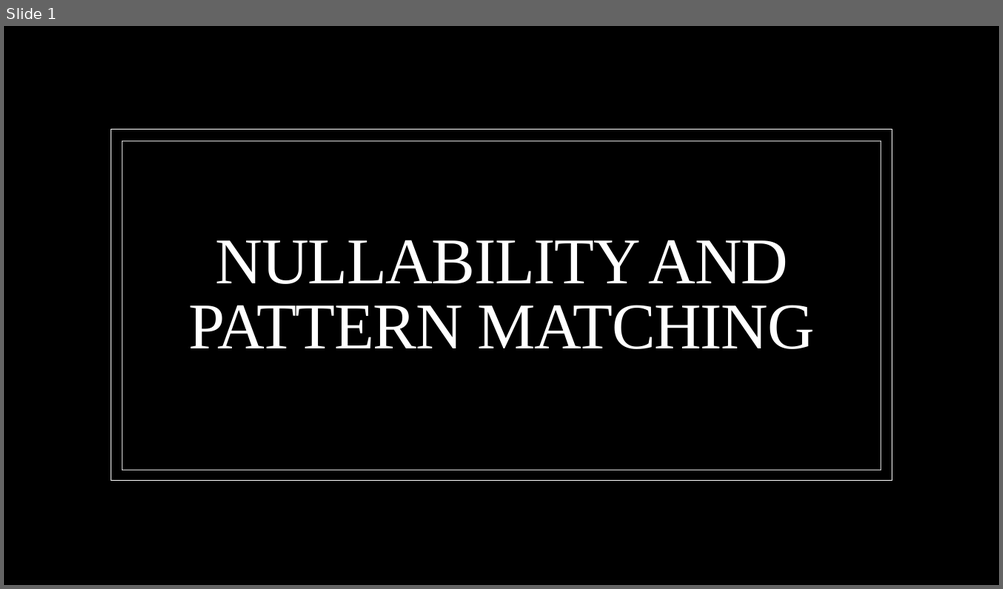
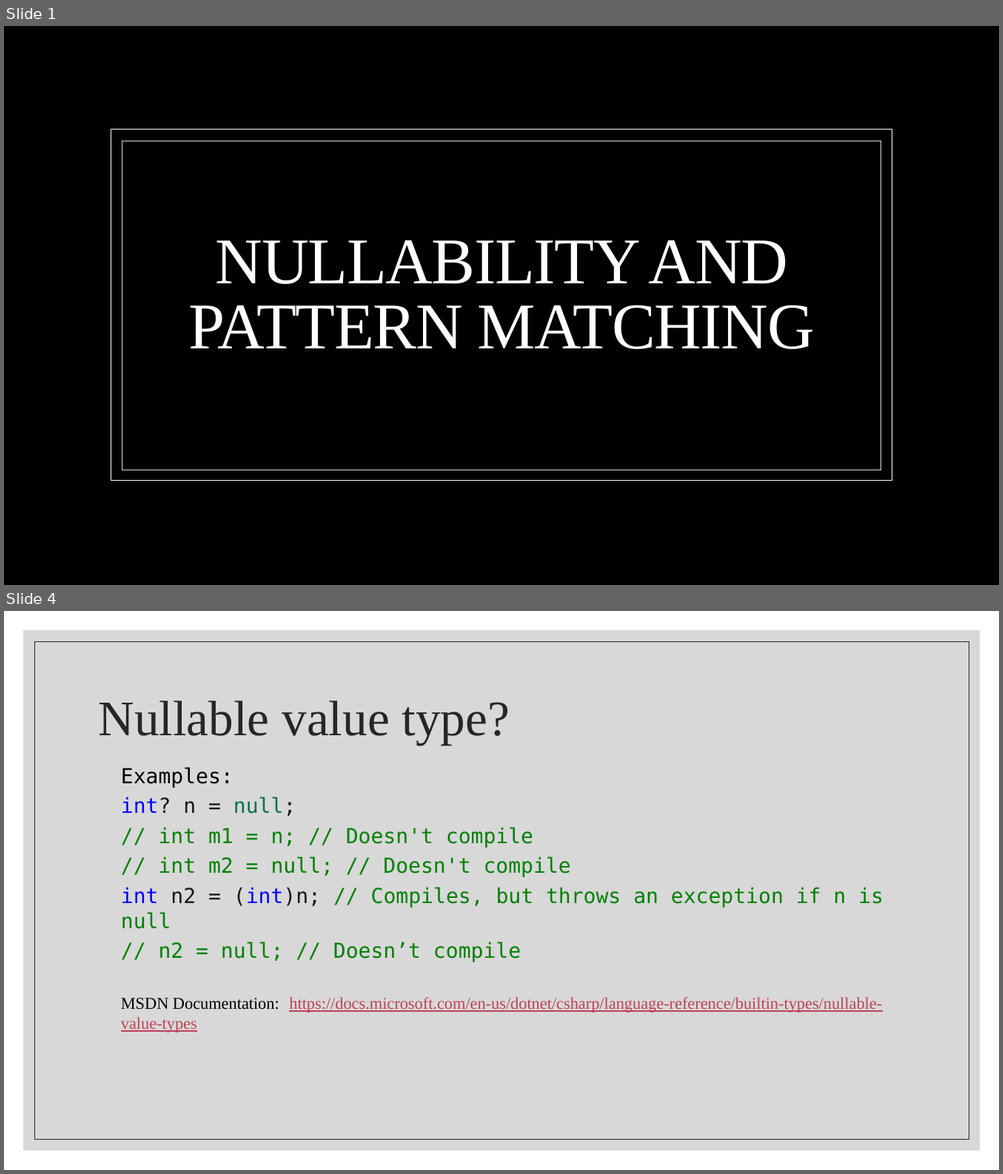
Before and after one commit to BenjaminMichaelis/Lectures, a slide deck: Nullability and Pattern Matching.pptx. Shown one above the other, each under a label of ours: slide 1 before the commit, slides 1 and 4 after it; the slides between them are not shown. The pictures are 1003x589 and 1003x1174 pixels, drawn with LibreOffice and Linux fonts; fonts in the diff are those of the drawing; background and template pictures are left out. Boxes give left, top, right and bottom in pixels: in the first picture for what was removed or moved away, otherwise in the second. Text is boxed around its words. In the diff, an @@ line names an element or a change of style, - is before the commit and + after.

```diff
--- a/Nullability and Pattern Matching.pptx
+++ b/Nullability and Pattern Matching.pptx
@@ slide 4 added at box(4, 611, 999, 1170), background #FFFFFF @@
@@ rectangle added at box(23, 630, 980, 1151), fill #BFBFBF at 60% opacity @@
@@ rectangle added at box(34, 641, 969, 1140), outline #262626 0.5 pt @@
@@ title added at box(99, 701, 509, 744), 48 pt, text #262626 @@
+Nullable value type?
@@ text added at box(121, 767, 883, 1033), 20 pt, text #008000 @@
+  Examples:
+  int? n = null;
+  // int m1 = n; // Doesn't compile
+  // int m2 = null; // Doesn't compile
+  int n2 = (int)n; // Compiles, but throws an exception if n is null
+  // n2 = null; // Doesn’t compile
+  MSDN Documentation: https://docs.microsoft.com/en-us/dotnet/csharp/language-reference/builtin-types/nullable-value-types
```
Also in this commit, not shown: 10 other slides added, 1 slide removed, 2 other files.
